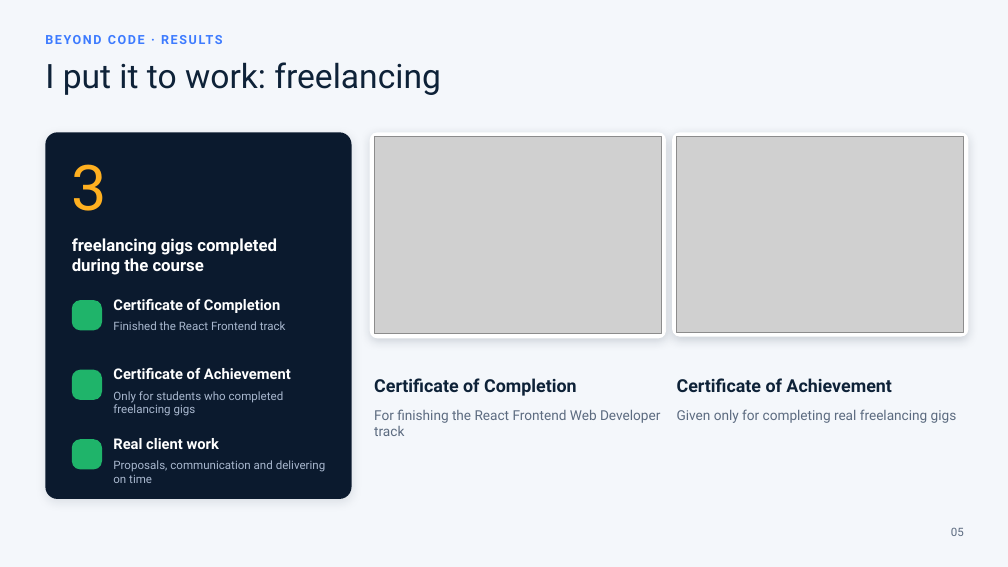
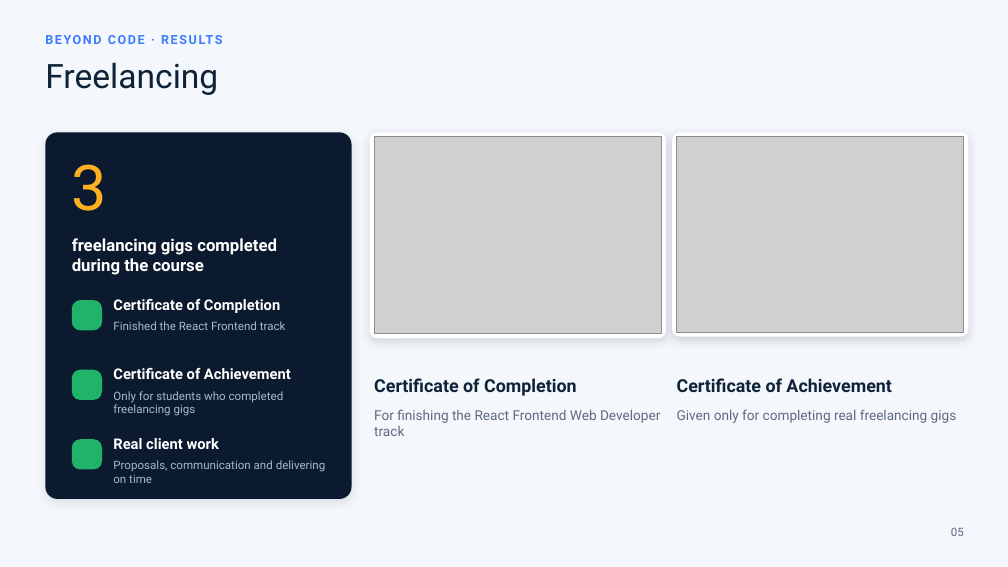
Before and after one commit to Saif-eldin-Ahmed-Helmy/Interactive-Learning-Platform, a slide deck: slide 5 of output/discussion/Maaly-DEPI-Discussion.pptx. Drawn at 1008x567 pixels with LibreOffice and Linux fonts; fonts in the diff are those of the drawing; grey boxes stand for pictures; background and template pictures are left out. Boxes give left, top, right and bottom in pixels: in the first picture for what was removed or moved away, otherwise in the second. Text is boxed around its words. In the diff, an @@ line names an element or a change of style, - is before the commit and + after.

```diff
--- a/output/discussion/Maaly-DEPI-Discussion.pptx
+++ b/output/discussion/Maaly-DEPI-Discussion.pptx
@@ text at <box>45,62,218,95</box>: text changed @@
-I put it to work: freelancing
+Freelancing
```
Also in this commit, not shown: 6 other files.
